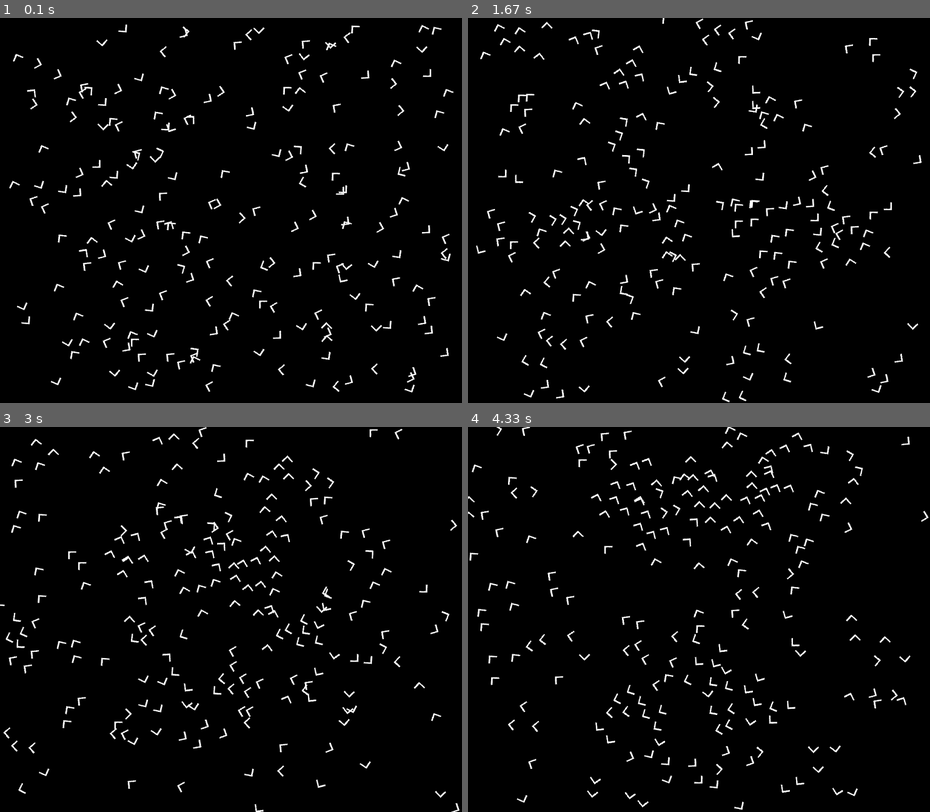
Above: before the commit, frames 1-4 (two rows, left to right).
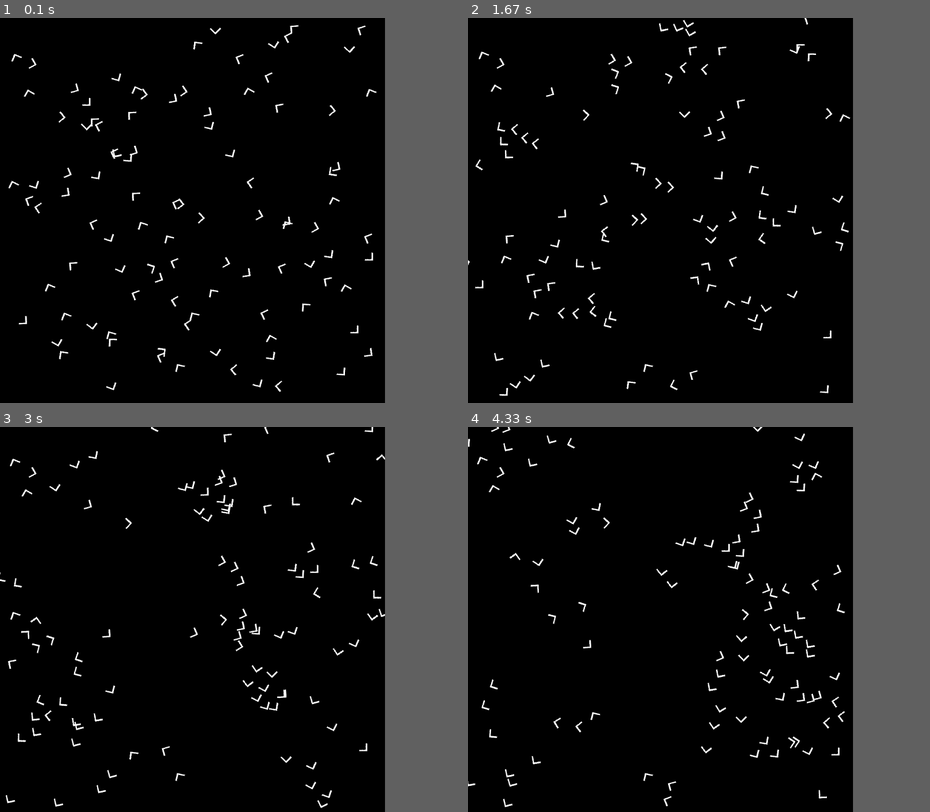
Above: after the commit, the same moments.

Repository: FredoEspreso/myprojects
Game: pygame game, started from bird_simulation.py
The game is run twice, just before and just after one commit, with the same random seed, the same clock (stepped at 60 frames per second) and the same inputs.
Inputs:
- Up to frame 1 (0.1 s): no input
- Up to frame 2 (1.67 s): no input
- Up to frame 3 (3 s): no input
- Up to frame 4 (4.33 s): no input
The window is 900x750 before the commit and 750x750 after it. Grey fills any space a smaller window leaves; there, only what the larger window draws over its background counts as a difference.

The runs differ from the first frame. In frame 1, 4.8% of the frame differs, in the area x 1-99%, y 1-98%; in frame 2, 4.8%; in frame 3, 4.7%; in frame 4, 4.8%, in the area x 0-100%, y 0-100%.

Commit message:
Working copy. Added data structure to find neighbours faster and doughnut topology.

Diff:
--- a/agent.py
+++ b/agent.py
@@ -2,6 +2,7 @@
 import os
 import numpy as np
 from grid_data_structure import Grid
+from global_variables import *
 
 class Agent:
     #constructor
@@ -39,7 +40,7 @@
         #add acceleration component
         self.accel+= 10*self.alignment(neighbours)
         self.accel+= self.cohesion(neighbours)
-        self.accel+= 60*self.separation(neighbours)
+        self.accel+= 10*self.separation(neighbours)
 
         self.accel=constrain_to_radius(self.accel,self.max_accel)
         self.accel=0.8*self.accel+0.2*prev_accel
@@ -53,6 +54,8 @@
 
         #update position
         self.pos=self.pos*(1.0)+self.velocity
+        self.pos[0]=self.pos[0]%WIDTH
+        self.pos[1]=self.pos[1]%HEIGHT
 
 
     #returns the acceleration to seek target
@@ -75,9 +78,20 @@
 
     def cohesion(self,neighbourhood):
         if (neighbourhood):
-            positions=list(map(lambda agent: agent.pos,neighbourhood))
-            average_position= np.average(positions,0)
-            desired_velocity= normalize(average_position-self.pos)*self.max_velocity
+            #get a list of neighbour positions
+            offset_to_neighbours=list(map(lambda agent: agent.pos-self.pos,neighbourhood))
+            offset_to_neighbours=[]
+            for agent in neighbourhood:
+                (dx,dy)=agent.pos-self.pos
+                for (dx,dy) in offset_to_neighbours:
+                    #ledonut topology
+                    if abs(dx) > WIDTH-abs(dx) :
+                        dx=dx-WIDTH
+                    if abs(dy) > HEIGHT-abs(dy) :
+                        dy=dy-HEIGHT
+            offset_to_neighbours.append((dx,dy))
+            average_offset= np.average(offset_to_neighbours,0)
+            desired_velocity= normalize(average_offset)*self.max_velocity
             return self.max_accel*normalize(1.0*desired_velocity-self.velocity)
         else:
             return np.array([0,0])
@@ -92,25 +106,39 @@
             return np.array([0,0])
     def separation(self,neighbourhood):
         if (neighbourhood):
-            positions=list(map(lambda agent: agent.pos,neighbourhood))
+            offset_to_neighbours=list(map(lambda agent: agent.pos-self.pos,neighbourhood))
+            offset_to_neighbours=[]
+            for agent in neighbourhood:
+                (dx,dy)=agent.pos-self.pos
+                #ledonut topology
+                if abs(dx) > WIDTH-abs(dx) :
+                    dx=dx-WIDTH
+                if abs(dy) > HEIGHT-abs(dy) :
+                    dy=dy-HEIGHT
+                offset_to_neighbours.append((dx,dy))
+
             desired_velocity=np.array([0.0,0.0])
-            closest=(0,0)
-            closest_dist=1000000000
-            for position in positions:
-                desired_velocity += -position+self.pos
+            steer=np.array([0.0,0.0])
+            for offset in offset_to_neighbours:
+                desired_velocity -= np.array(offset)*self.max_velocity
+                steer+=(1.0*desired_velocity-self.velocity)/(np.sqrt(np.linalg.norm(offset)))
 
-            #     if(2<np.linalg.norm(-position+self.pos)<closest_dist) :
-            #         closest=position
-            #         closest_dist=np.linalg.norm(-position+self.pos)
-            # desired_velocity = normalize(-position+self.pos)#
-
-            return self.max_accel*normalize(1.0*desired_velocity-self.velocity)/ (np.sqrt(np.linalg.norm(-position+self.pos)))
+            return constrain_to_radius(steer,self.max_accel)
         else:
             return np.array([0,0])
 
     def get_neighbours(self,grid,r):
         neighbours=[]
         for agent in grid.getNeighbours(self):
-            if( 0<np.linalg.norm(self.pos-agent.pos)<r ):
+            (ax,ay)=self.pos
+            (bx,by)=agent.pos
+            (dx,dy)=(bx-ax,by-ay)
+            #ledonut topology
+            if abs(dx) > WIDTH-abs(dx) :
+                dx=dx-WIDTH
+            if abs(dy) > HEIGHT-abs(dy) :
+                dy=dy-HEIGHT
+
+            if( 0<np.linalg.norm((dx,dy))<r ):
                 neighbours.append(agent)
         return neighbours
--- a/bird_simulation.py
+++ b/bird_simulation.py
@@ -7,18 +7,11 @@
 import numpy as np
 from agent import Bird
 from grid_data_structure import Grid
-
-imgs_folder="\\imgs\\"
-WIDTH=1200
-HEIGHT=1000
-noofagents=200
-fps=30
-cell_size=40
-
+from global_variables import *
 
 class Simulation:
 	def __init__(self):
-		np.seterr('raise')
+		np.seterr('ignore')
 		pygame.init()
 		self.window = pygame.display.set_mode((WIDTH, HEIGHT))
 		pygame.display.set_caption('Flock O\' Birds!')
@@ -34,7 +27,7 @@
 					sys.exit()
 
 			self.update()
-			self.del_and_spawn()
+			#self.del_and_spawn()
 			self.draw_window(self.window)
 			pygame.display.update()
 
@@ -79,6 +72,4 @@
 
 if (__name__=="__main__"):
 	s=Simulation()
-	grid=Grid(s.agents,cell_size,WIDTH,HEIGHT)
-	print(grid.getNeighbours(s.agents[0]))
 	s.start()
--- /dev/null
+++ b/global_variables.py
@@ -0,0 +1,6 @@
+imgs_folder="\\imgs\\"
+WIDTH=1000
+HEIGHT=1000
+noofagents=100
+fps=30
+cell_size=40
--- a/grid_data_structure.py
+++ b/grid_data_structure.py
@@ -26,9 +26,7 @@
         agent_i=int(x//self.cell_size)
         agent_j=int(y//self.cell_size)
         for i in range(agent_i-1,agent_i+2):
-            if 0<=i<self.hsize:
                 for j in range(agent_j-1,agent_j+2):
-                    if 0<=j<self.vsize:
-                        for agent in self.grid[i][j]:
+                        for agent in self.grid[i%self.hsize][j%self.vsize]:
                             neighbours.append(agent)
         return neighbours
